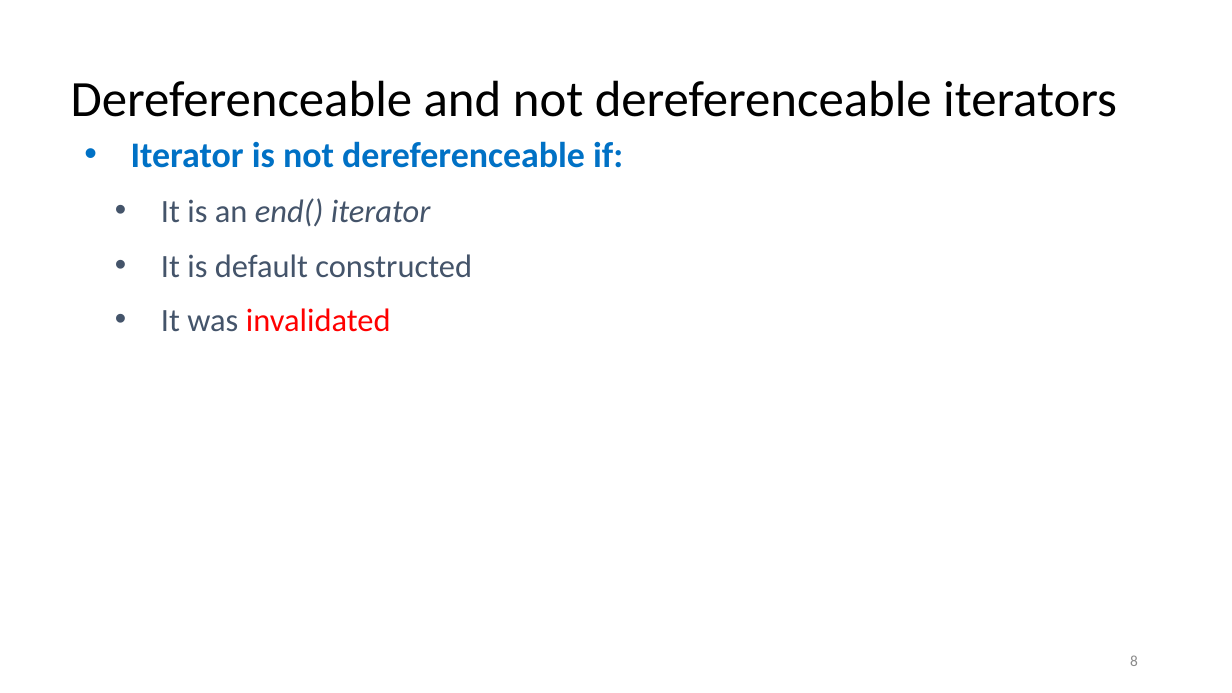
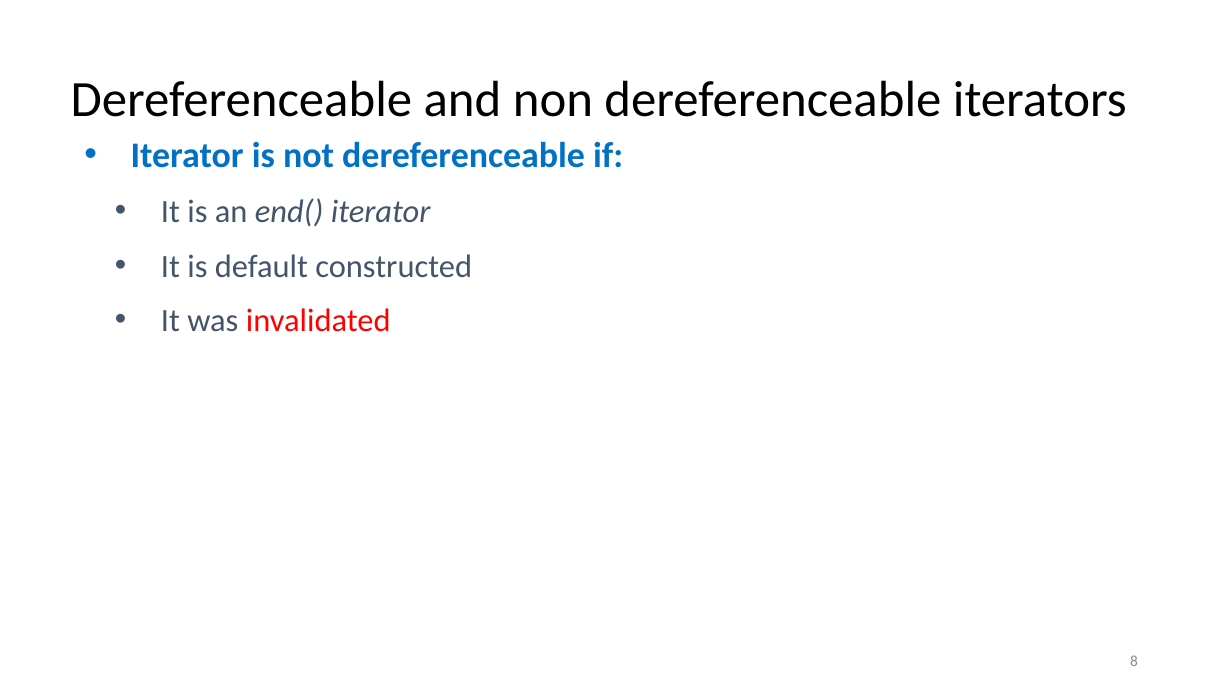
Before and after one commit to rarutyun/cpp-courses, a slide deck: slide 8 of 08_iterators/08_iterators.pptx. Drawn at 1232x693 pixels with LibreOffice and Linux fonts; fonts in the diff are those of the drawing. Boxes give left, top, right and bottom in pixels: in the first picture for what was removed or moved away, otherwise in the second. Text is boxed around its words. In the diff, an @@ line names an element or a change of style, - is before the commit and + after.

```diff
--- a/08_iterators/08_iterators.pptx
+++ b/08_iterators/08_iterators.pptx
@@ title at <box>71,80,1127,117</box>: text changed @@
-Dereferenceable and not dereferenceable iterators
+Dereferenceable and non dereferenceable iterators
```
Also in this commit, not shown: 3 other slides changed, 1 slide removed.
